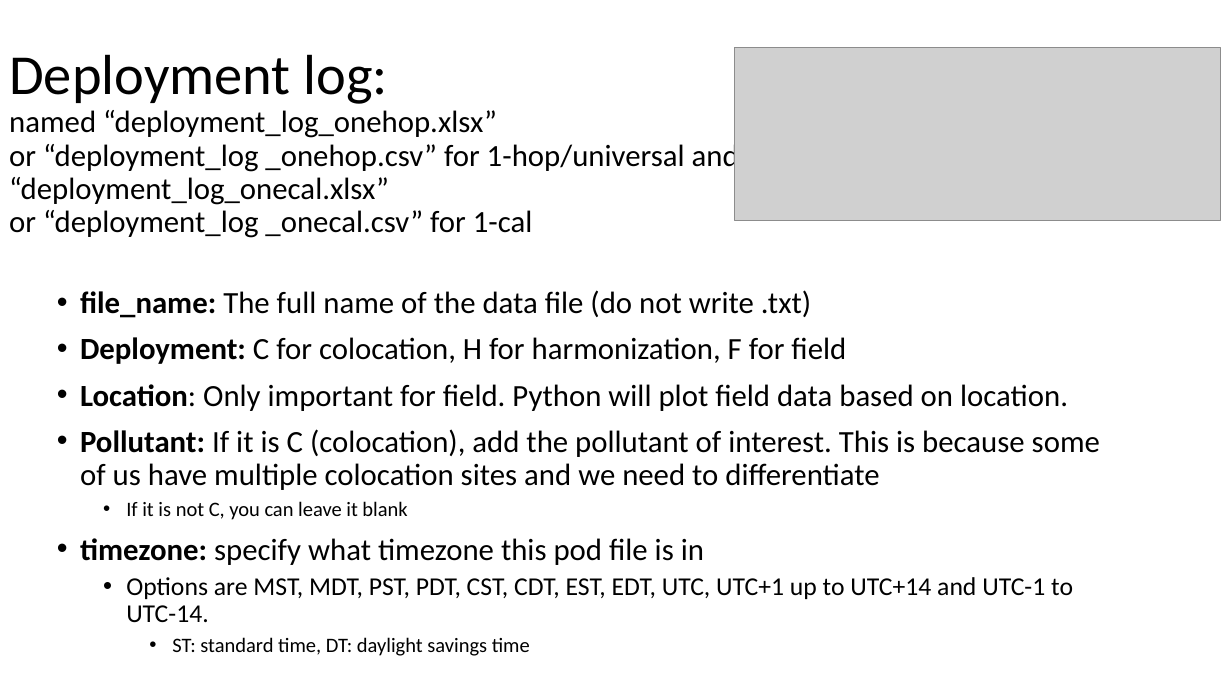
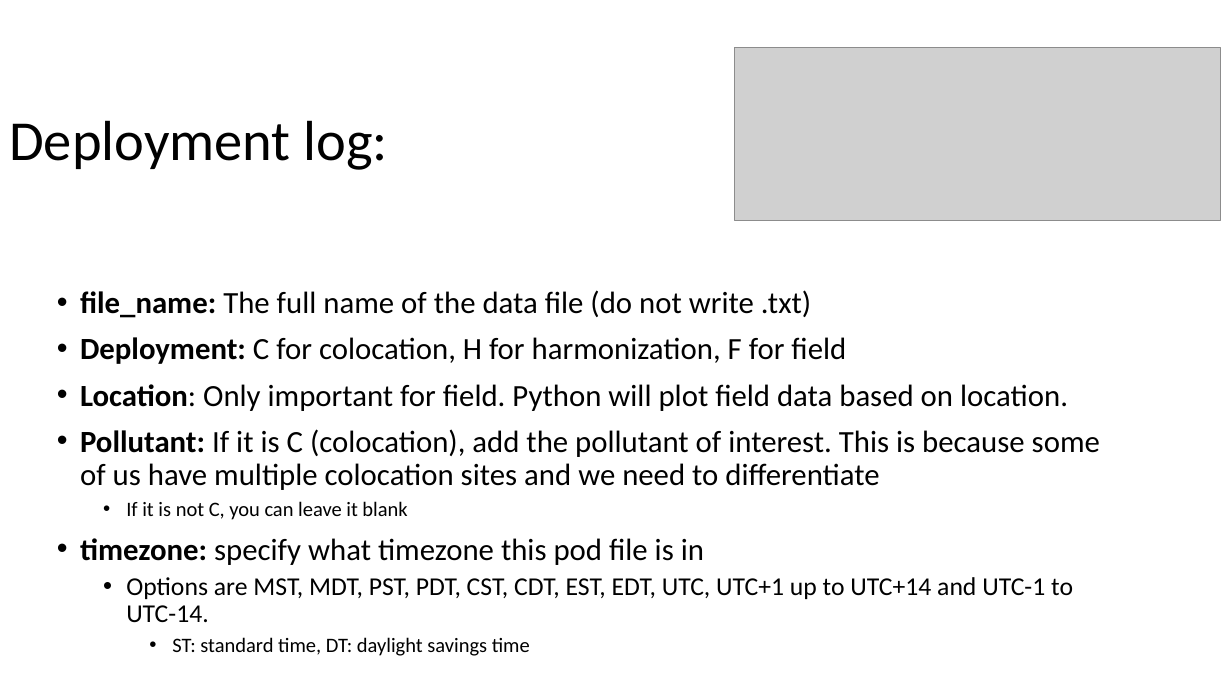
Before and after one commit to cafr1977/MPC_python, a slide deck: slide 23 of Python MPC updated.pptx. Drawn at 1232x693 pixels with LibreOffice and Linux fonts; fonts in the diff are those of the drawing; grey boxes stand for pictures. Boxes give left, top, right and bottom in pixels: in the first picture for what was removed or moved away, otherwise in the second. Text is boxed around its words. In the diff, an @@ line names an element or a change of style, - is before the commit and + after.

Commit message:
MPC with one-hop, one-cal, and universal cal options - 4/15/26

```diff
--- a/Python MPC updated.pptx
+++ b/Python MPC updated.pptx
@@ text at (9, 120, 388, 170): text changed; size 24 to 44 pt @@
-Deployment log:
-named “deployment_log_onehop.xlsx”
-or “deployment_log _onehop.csv” for 1-hop/universal and
-“deployment_log_onecal.xlsx”
-or “deployment_log _onecal.csv” for 1-cal
+Deployment log:
```
Also in this commit, not shown: 19 other slides changed, 8 other files.
